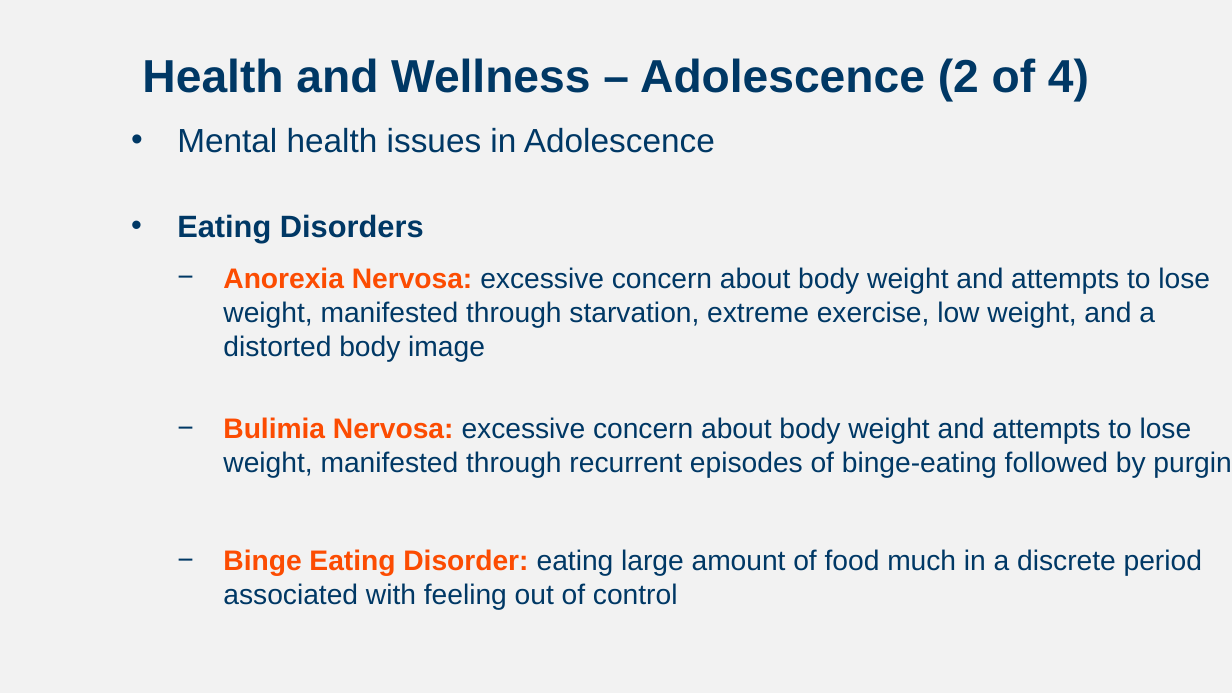
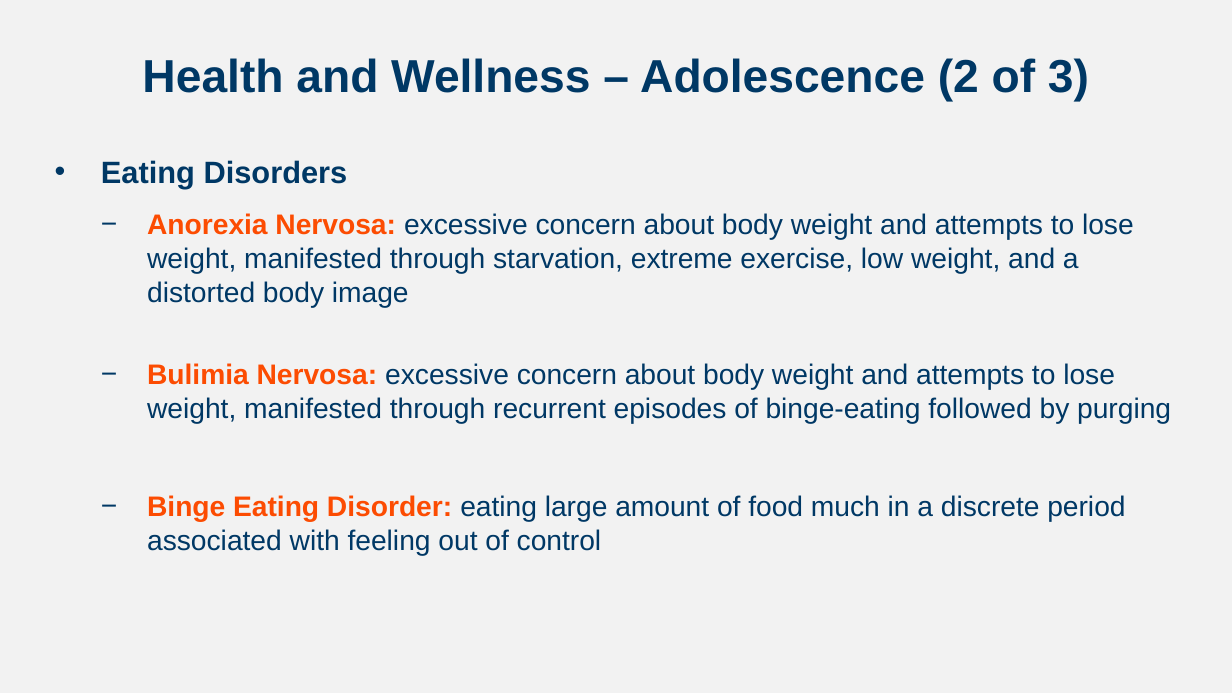
Before and after one commit to npm27/Teaching-Materials, a slide deck: slide 17 of Developmental Fall 23/Slides/Chapter 5.pptx (slide 9 before the commit). Drawn at 1232x693 pixels with LibreOffice and Linux fonts; fonts in the diff are those of the drawing. Boxes give left, top, right and bottom in pixels: in the first picture for what was removed or moved away, otherwise in the second. Text is boxed around its words. In the diff, an @@ line names an element or a change of style, - is before the commit and + after.

```diff
--- a/Developmental Fall 23/Slides/Chapter 5.pptx
+++ b/Developmental Fall 23/Slides/Chapter 5.pptx
@@ title at bbox=[142, 58, 1089, 102]: text changed @@
-Health and Wellness – Adolescence (2 of 4)
+Health and Wellness – Adolescence (2 of 3)
@@ text "Eating Disorders": place and size @@
-text "Eating Disorders" at bbox=[177, 127, 1232, 576]
+text "Eating Disorders" at bbox=[101, 160, 1171, 556]
@@ text at bbox=[177, 127, 715, 153]: paragraph removed @@
-• Mental health issues in Adolescence
```
Also in this commit, not shown: 12 other slides changed, 13 slides added, 4 other files.
